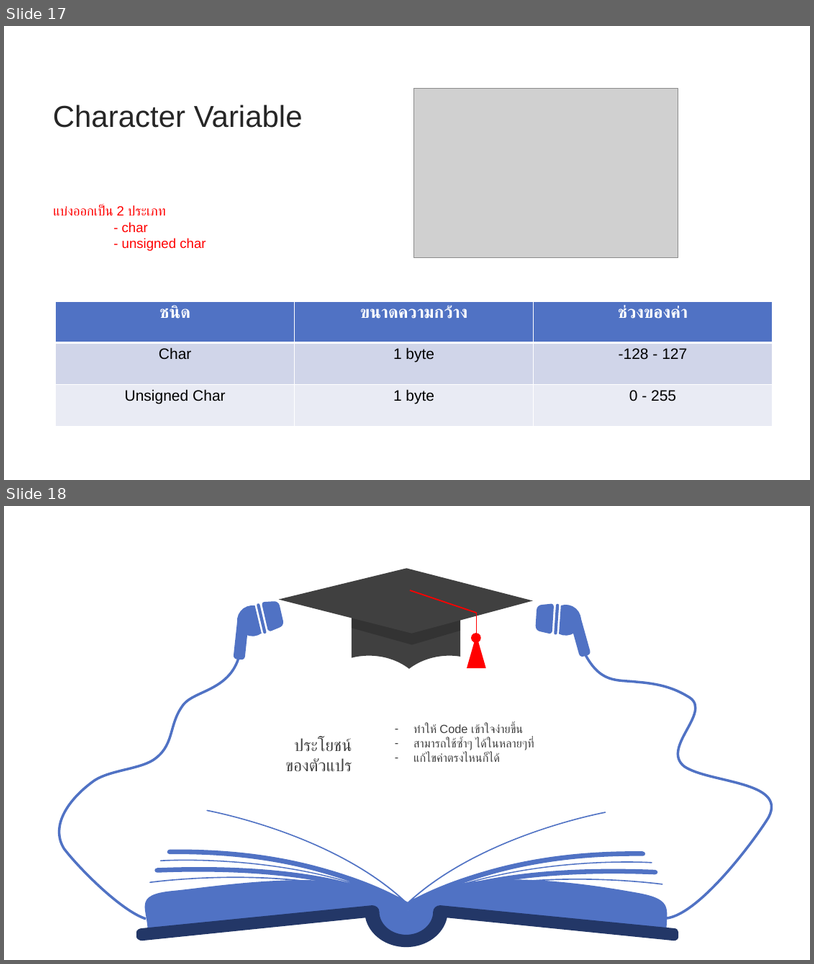
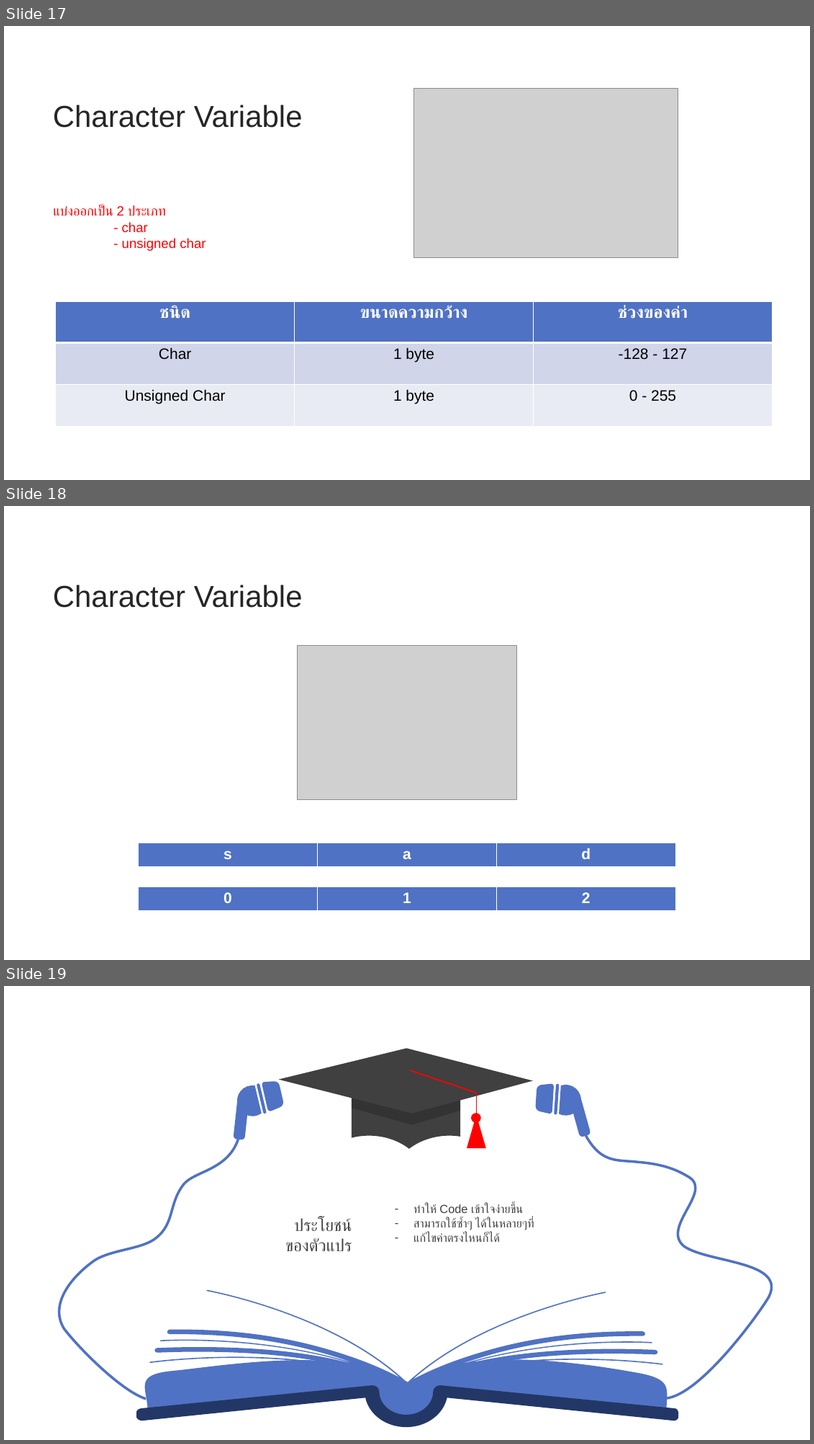
Before and after one commit to WatcharapolxFa/SolveProblemsIn-C-Language, a slide deck: LearnC/C.pptx. Shown one above the other, each under a label of ours: slides 17 and 18 before the commit, slides 17, 18 and 19 after it. The pictures are 814x964 and 814x1444 pixels, drawn with LibreOffice and Linux fonts; fonts in the diff are those of the drawing; grey boxes stand for pictures. Boxes give left, top, right and bottom in pixels: in the first picture for what was removed or moved away, otherwise in the second. Text is boxed around its words. In the diff, an @@ line names an element or a change of style, - is before the commit and + after.

```diff
--- a/LearnC/C.pptx
+++ b/LearnC/C.pptx
@@ slide 18 added at [4, 506, 810, 960], background #FFFFFF @@
@@ text added at [53, 584, 303, 608], 36 pt, text #262626 @@
+Character Variable
@@ picture added at [298, 646, 517, 800] @@
@@ table added at [139, 843, 676, 867], 1 rows, 3 columns @@
+s | a | d
@@ table added at [139, 886, 676, 911], 1 rows, 3 columns @@
+0 | 1 | 2
@@ what was slide 18 is now slide 19 @@
```
Also in this commit, not shown: 1 slide changed, 9 other slides added, 3 slides removed, 2 other files.
